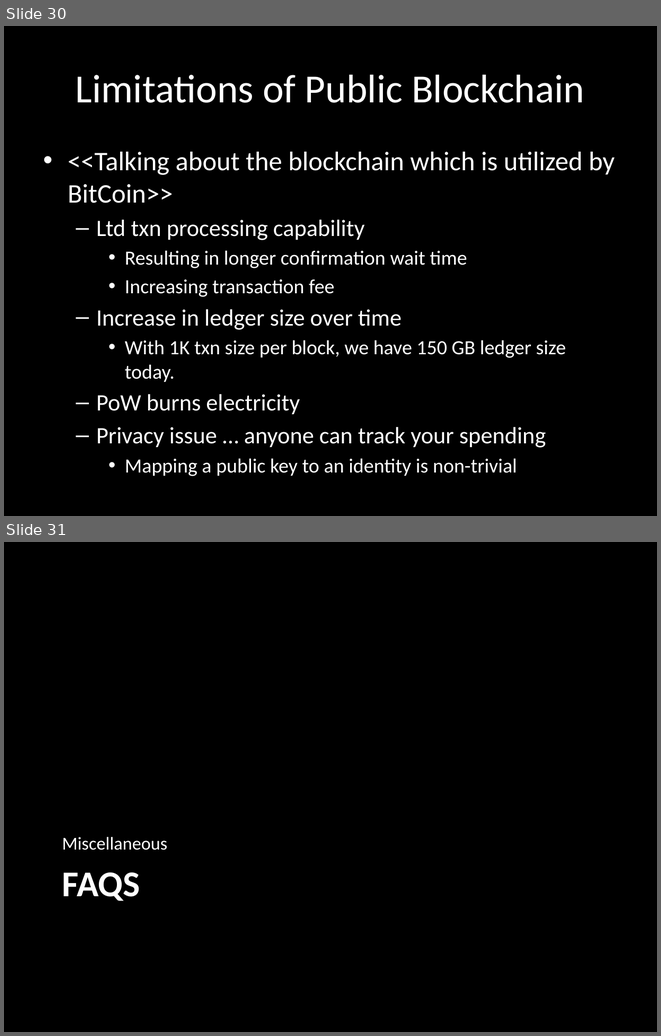
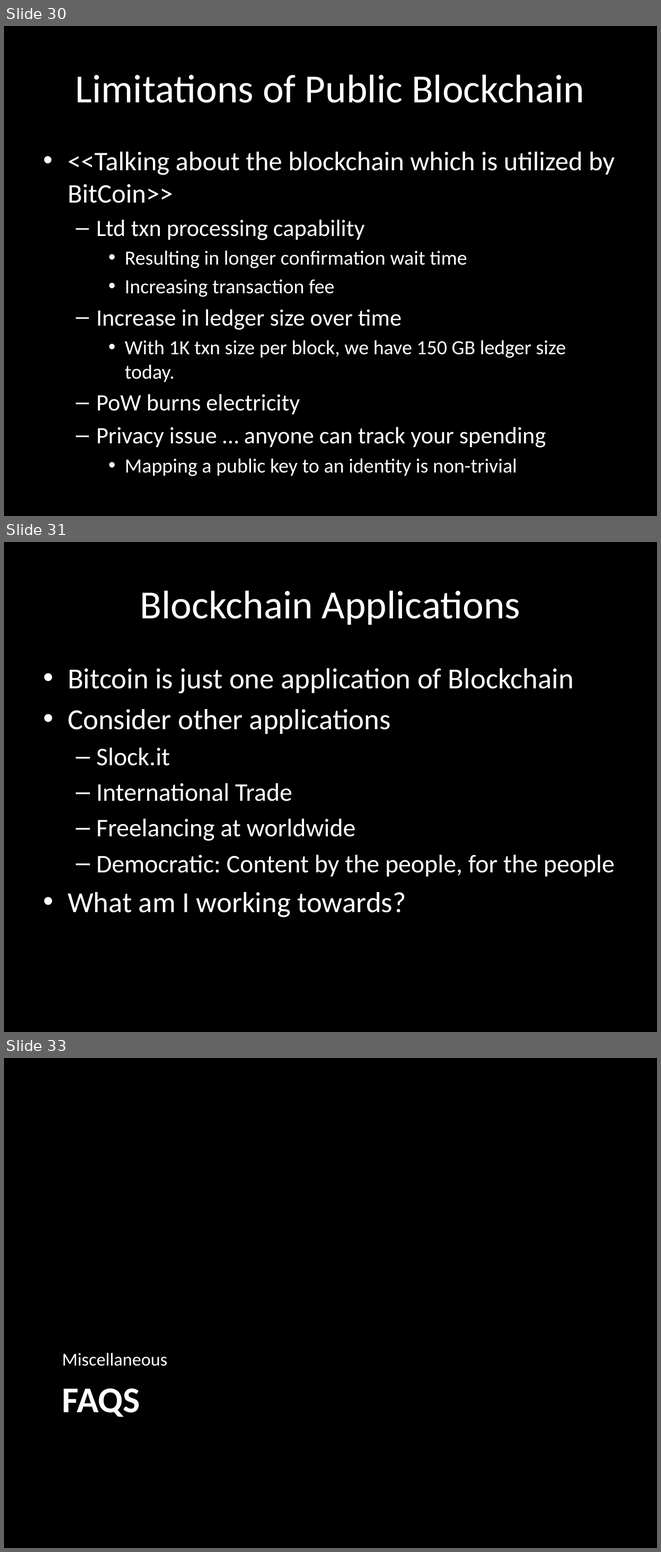
Before and after one commit to nyrahul/blockchain_blogs, a slide deck: Blockchain-rjed_v2.pptx. Shown one above the other, each under a label of ours: slides 30 and 31 before the commit, slides 30, 31 and 33 after it; the slides between them are not shown. The pictures are 661x1036 and 661x1552 pixels, drawn with LibreOffice and Linux fonts; fonts in the diff are those of the drawing. Boxes give left, top, right and bottom in pixels: in the first picture for what was removed or moved away, otherwise in the second. Text is boxed around its words. In the diff, an @@ line names an element or a change of style, - is before the commit and + after.

Commit message:
added more content to ppt. added refs

```diff
--- a/Blockchain-rjed_v2.pptx
+++ b/Blockchain-rjed_v2.pptx
@@ slide 31 added at [4,542,657,1032], background #000000 @@
@@ title added at [140,590,520,625], 44 pt, text #FFFFFF @@
+Blockchain Applications
@@ text added at [68,668,615,917], 28 pt, text #FFFFFF @@
+• Bitcoin is just one application of Blockchain
+• Consider other applications
+  – Slock.it
+  – International Trade
+  – Freelancing at worldwide
+  – Democratic: Content by the people, for the people
+• What am I working towards?
@@ what was slide 31 is now slide 33 @@
```
Also in this commit, not shown: 3 slides changed, 1 other slide added, 2 other files.
